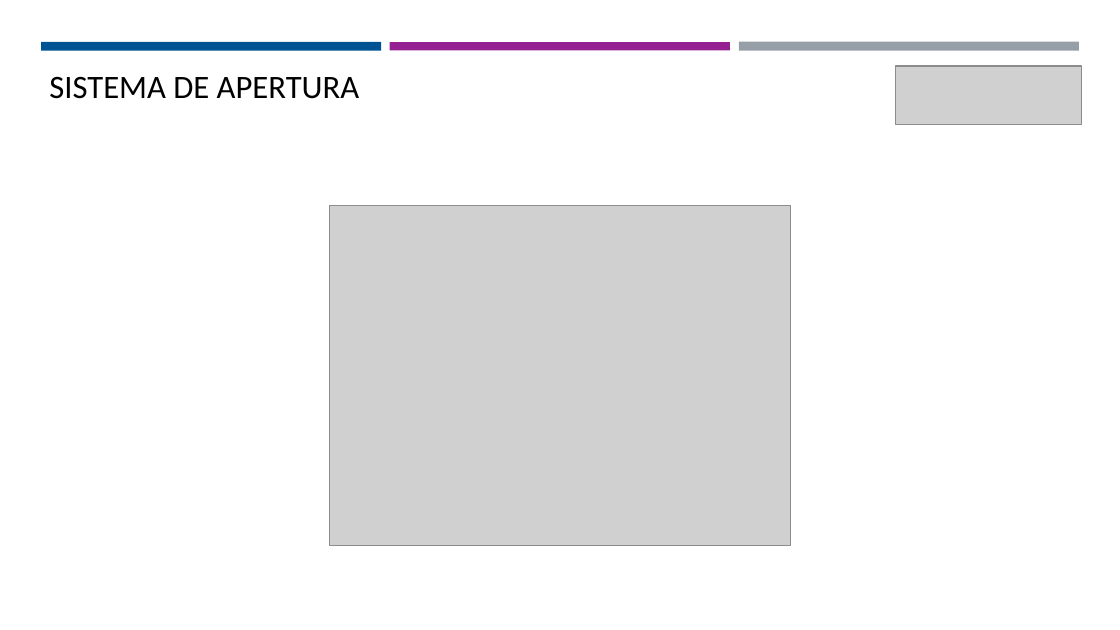
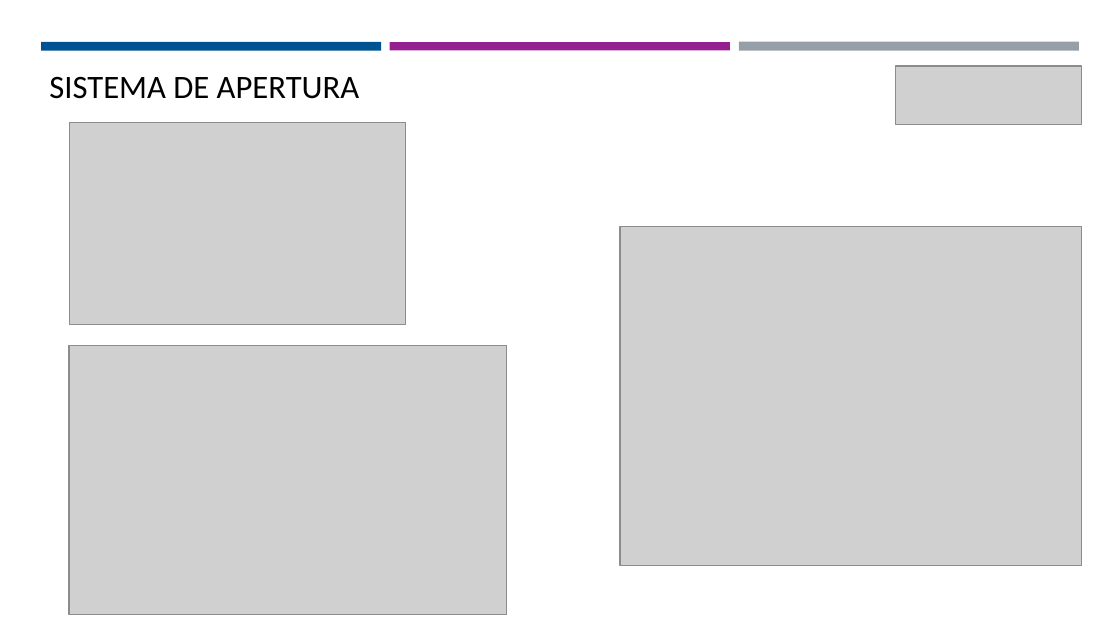
Before and after one commit to Domiciano/EcoApp201, a slide deck: slide 5 of Programa.pptx (slide 3 before the commit). Drawn at 1120x630 pixels with LibreOffice and Linux fonts; fonts in the diff are those of the drawing; grey boxes stand for pictures. Boxes give left, top, right and bottom in pixels: in the first picture for what was removed or moved away, otherwise in the second. Text is boxed around its words. In the diff, an @@ line names an element or a change of style, - is before the commit and + after.

```diff
--- a/Programa.pptx
+++ b/Programa.pptx
@@ picture added at (69, 122, 407, 324) @@
@@ picture: place and size @@
-picture at (329, 206, 791, 545)
+picture at (620, 226, 1082, 566)
@@ picture added at (69, 346, 507, 615) @@
```
Also in this commit, not shown: 4 other slides changed, 2 slides added.
